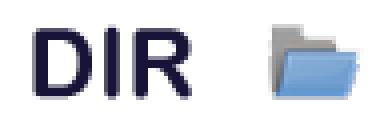
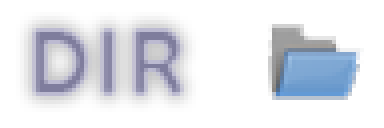
Layer changes from the first 384px x 128px image to the second:
painted on "DIR" over [32,24,192,100]
